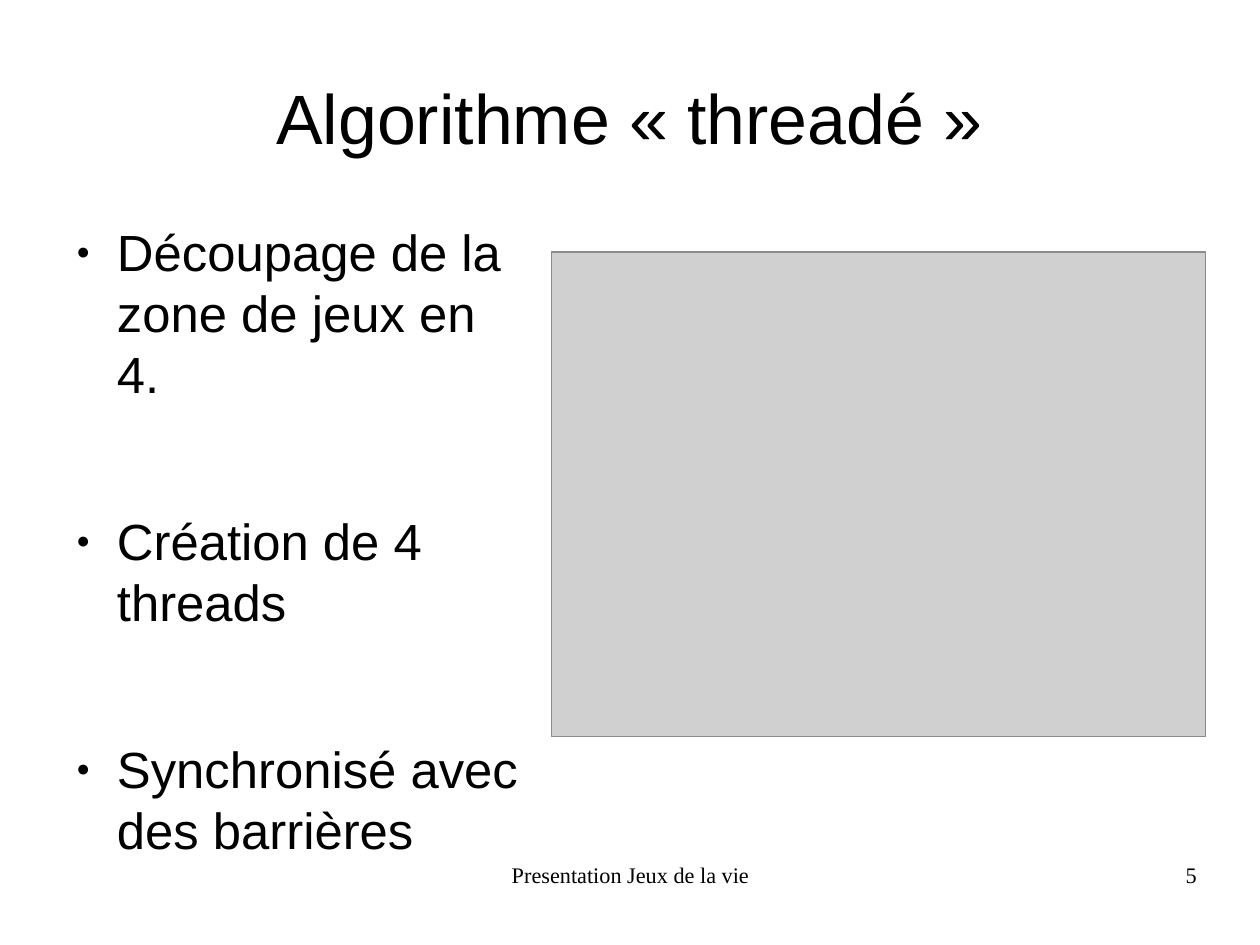
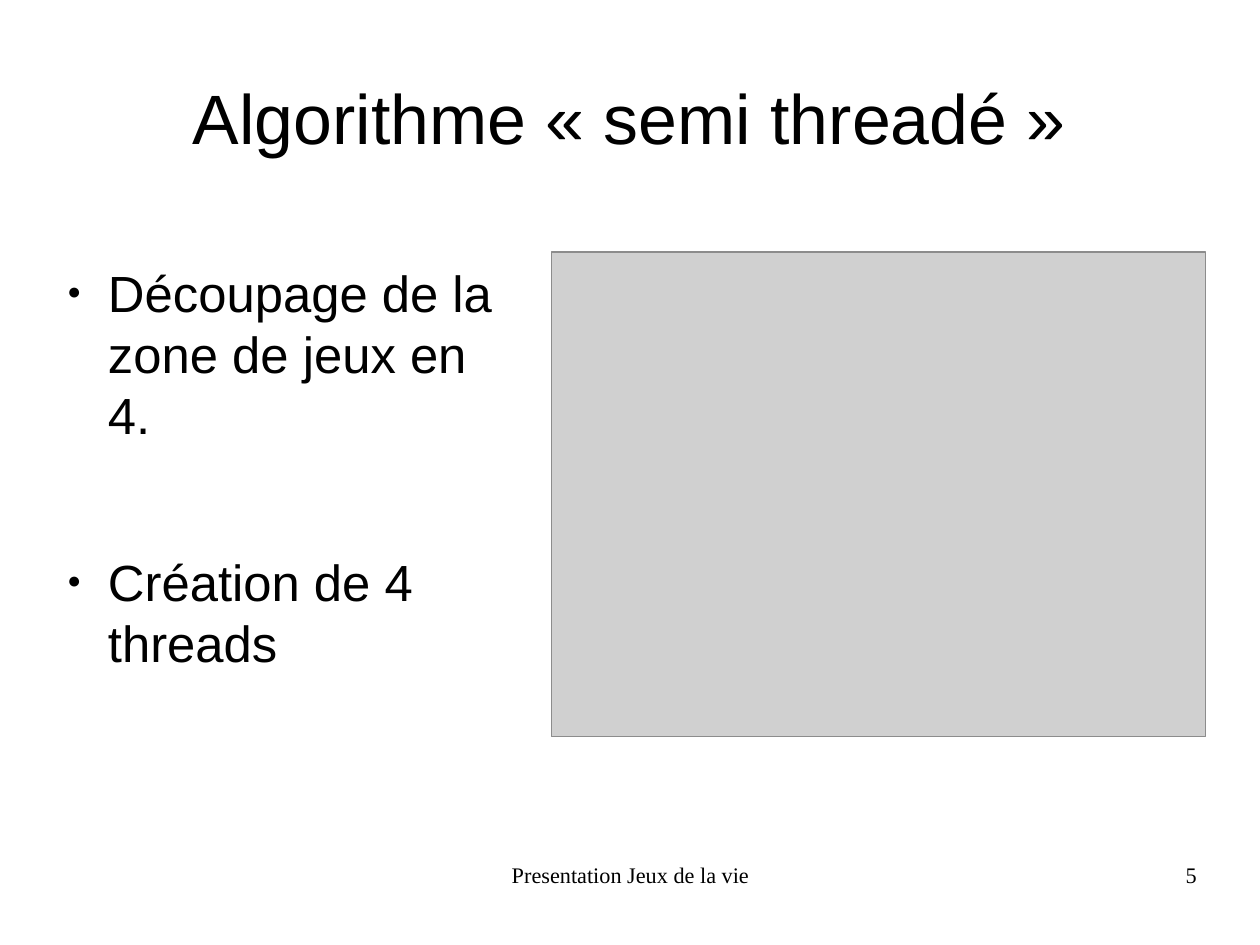
Before and after one commit to FabienInspiron/lifegame, a slide deck: slide 5 of Rapport/Presentation.odp. Drawn at 1260x945 pixels with LibreOffice and Linux fonts; fonts in the diff are those of the drawing; grey boxes stand for pictures. Boxes give left, top, right and bottom in pixels: in the first picture for what was removed or moved away, otherwise in the second. Text is boxed around its words. In the diff, an @@ line names an element or a change of style, - is before the commit and + after.

```diff
--- a/Rapport/Presentation.odp
+++ b/Rapport/Presentation.odp
@@ title at (x1=193, y1=92, x2=1008, y2=157): text changed @@
-Algorithme « threadé »
+Algorithme « semi threadé »
@@ text "Découpage de la zone de ..." moved from (x1=117, y1=233, x2=518, y2=850) to (x1=108, y1=274, x2=492, y2=663) @@
@@ text at (x1=117, y1=750, x2=518, y2=850): paragraph removed @@
-● Synchronisé avec des barrières
```
Also in this commit, not shown: 5 other slides changed, 1 slide added.
